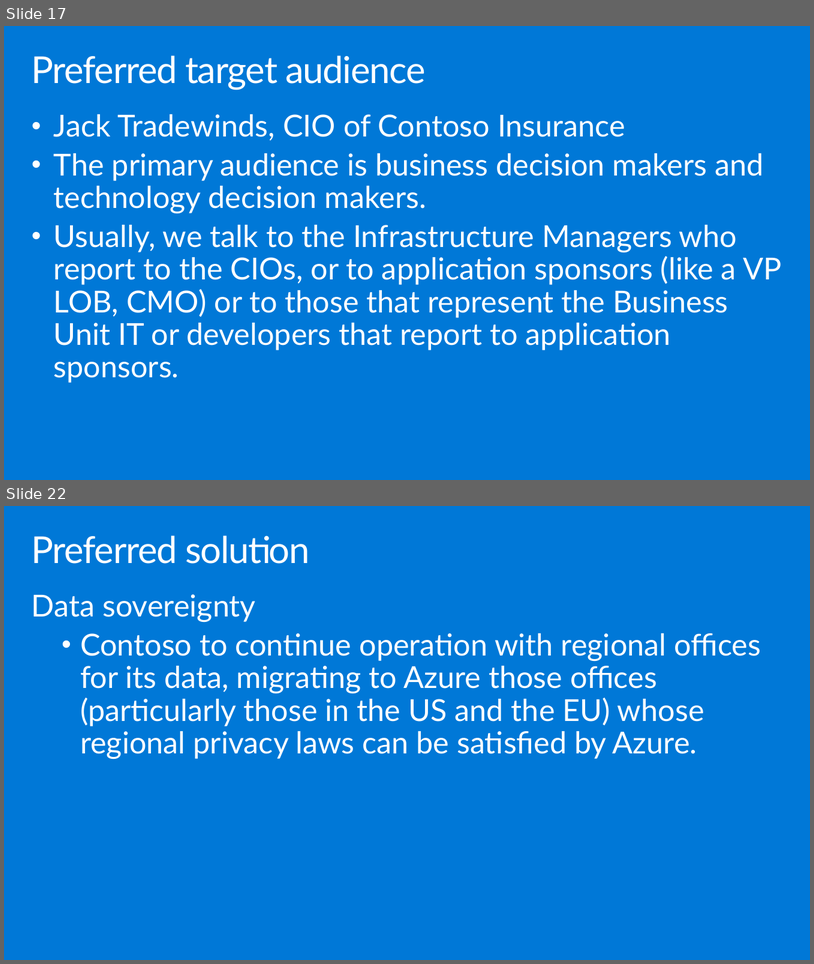
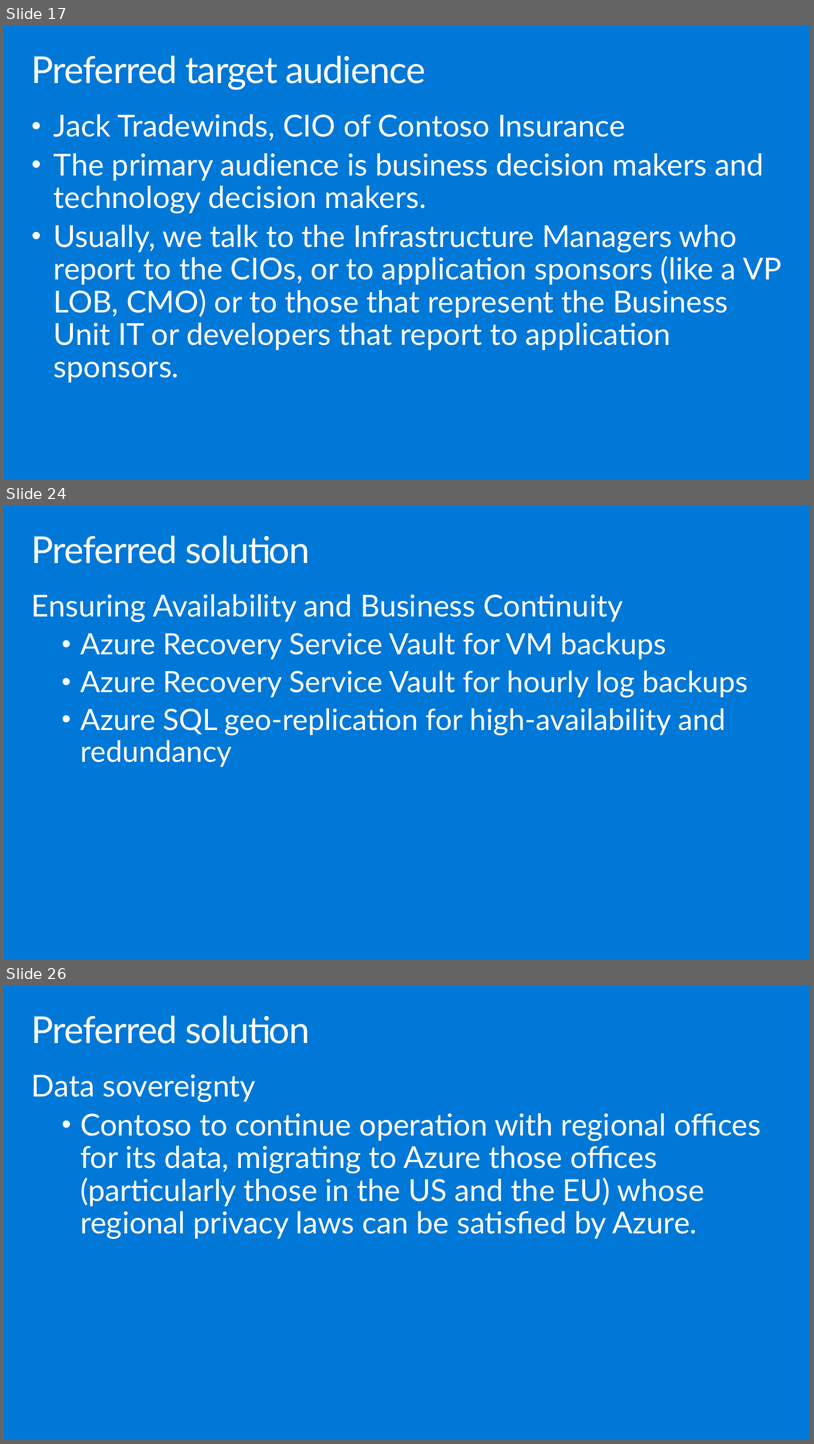
Before and after one commit to tejaswini972/MCW-Security-baseline-on-Azure, a slide deck: Whiteboard design session/WDS trainer presentation - Security baseline on Azure.pptx. Shown one above the other, each under a label of ours: slides 17 and 22 before the commit, slides 17, 24 and 26 after it; the slides between them are not shown. The pictures are 814x964 and 814x1444 pixels, drawn with LibreOffice and Linux fonts; fonts in the diff are those of the drawing. Boxes give left, top, right and bottom in pixels: in the first picture for what was removed or moved away, otherwise in the second. Text is boxed around its words. In the diff, an @@ line names an element or a change of style, - is before the commit and + after.

```diff
--- a/Whiteboard design session/WDS trainer presentation - Security baseline on Azure.pptx
+++ b/Whiteboard design session/WDS trainer presentation - Security baseline on Azure.pptx
@@ slide 24 added at [4,506,810,960], background #0078D7 @@
@@ title added at [32,535,310,564], 44.1 pt, text #FFFFFF @@
+Preferred solution
@@ text added at [32,594,748,767], 35 pt, text #FFFFFF @@
+Ensuring Availability and Business Continuity
+  • Azure Recovery Service Vault for VM backups
+  • Azure Recovery Service Vault for hourly log backups
+  • Azure SQL geo-replication for high-availability and redundancy
@@ what was slide 22 is now slide 26 @@
```
Also in this commit, not shown: 4 slides changed, 3 other slides added.
